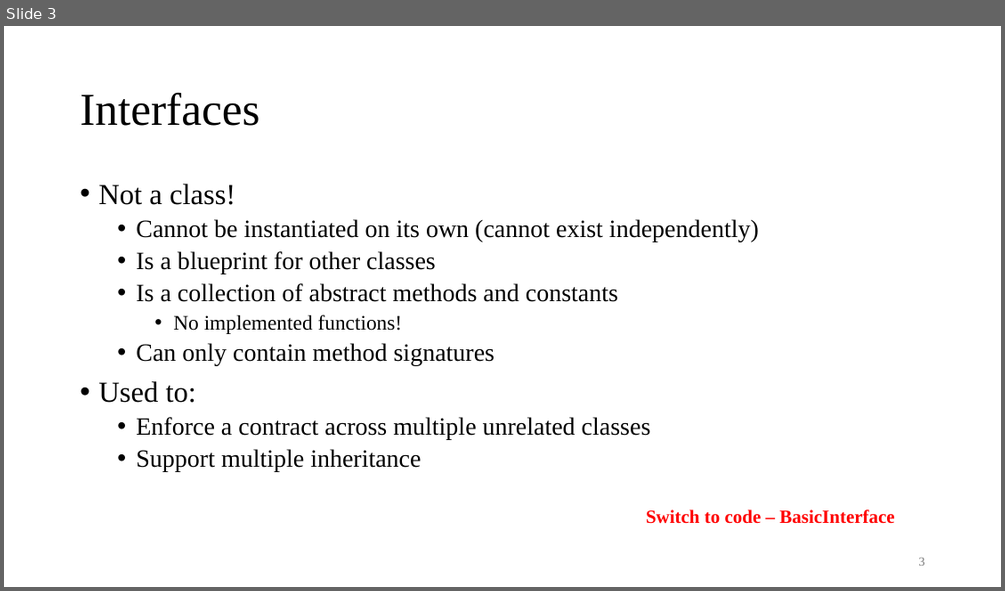
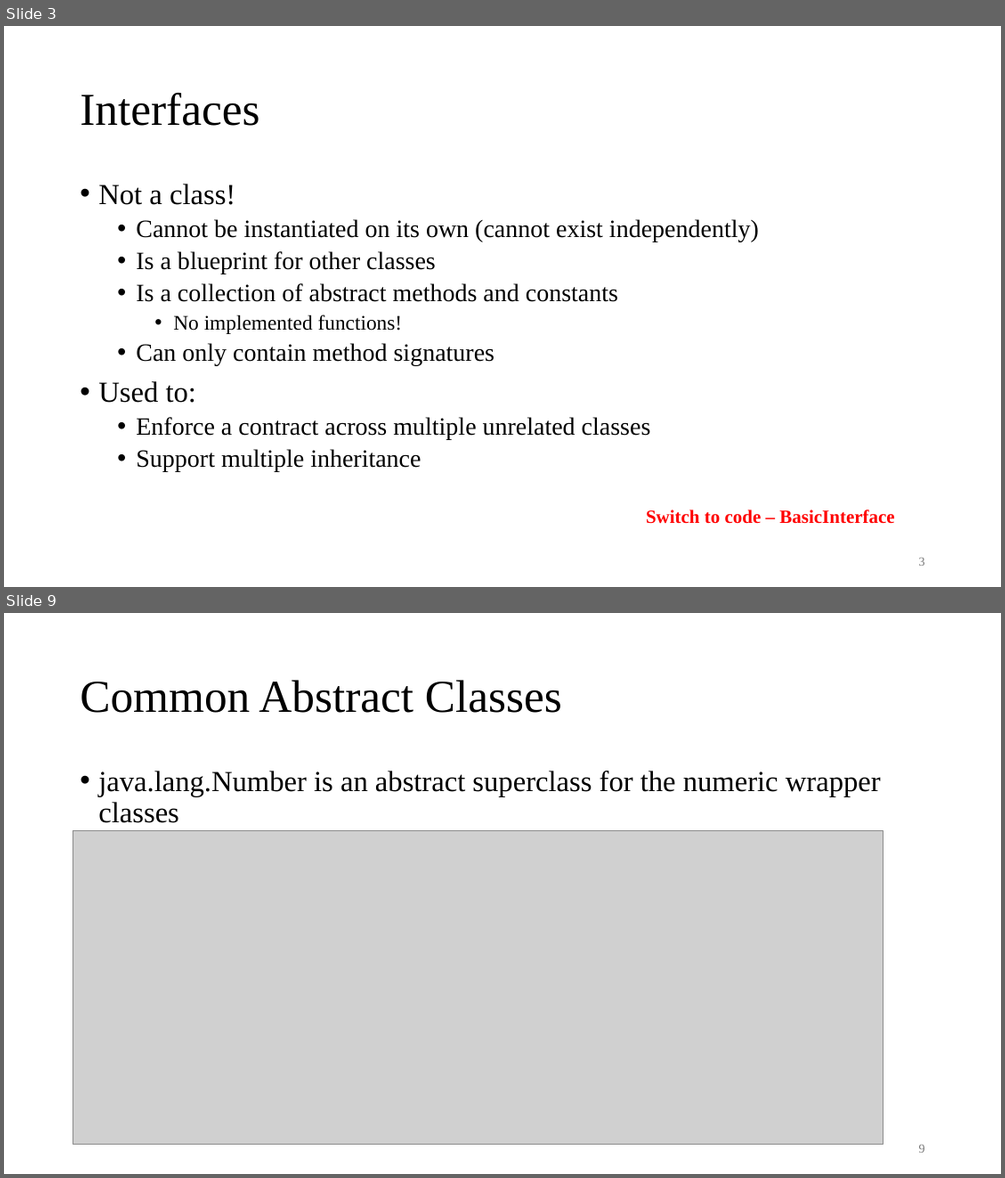
Before and after one commit to AughdonBreslin/CS501IntroToJava, a slide deck: Lectures/12_Abstract_Classes_&_Interfaces.pptx. Shown one above the other, each under a label of ours: slide 3 before the commit, slides 3 and 9 after it; the slides between them are not shown. The pictures are 1005x591 and 1005x1178 pixels, drawn with LibreOffice and Linux fonts; fonts in the diff are those of the drawing; grey boxes stand for pictures. Boxes give left, top, right and bottom in pixels: in the first picture for what was removed or moved away, otherwise in the second. Text is boxed around its words. In the diff, an @@ line names an element or a change of style, - is before the commit and + after.

```diff
--- a/Lectures/12_Abstract_Classes_&_Interfaces.pptx
+++ b/Lectures/12_Abstract_Classes_&_Interfaces.pptx
@@ slide 9 added at bbox=[4, 613, 1001, 1174], background #FFFFFF @@
@@ title added at bbox=[80, 680, 562, 713], 44 pt, text #000000 @@
+Common Abstract Classes
@@ text added at bbox=[98, 771, 881, 823], 28 pt, text #000000 @@
+• java.lang.Number is an abstract superclass for the numeric wrapper classes
@@ picture added at bbox=[73, 831, 883, 1144] @@
@@ page number added at bbox=[919, 1144, 925, 1152], 12 pt, text #797979 @@
+9
```
Also in this commit, not shown: 23 other slides added, 23 other files.
